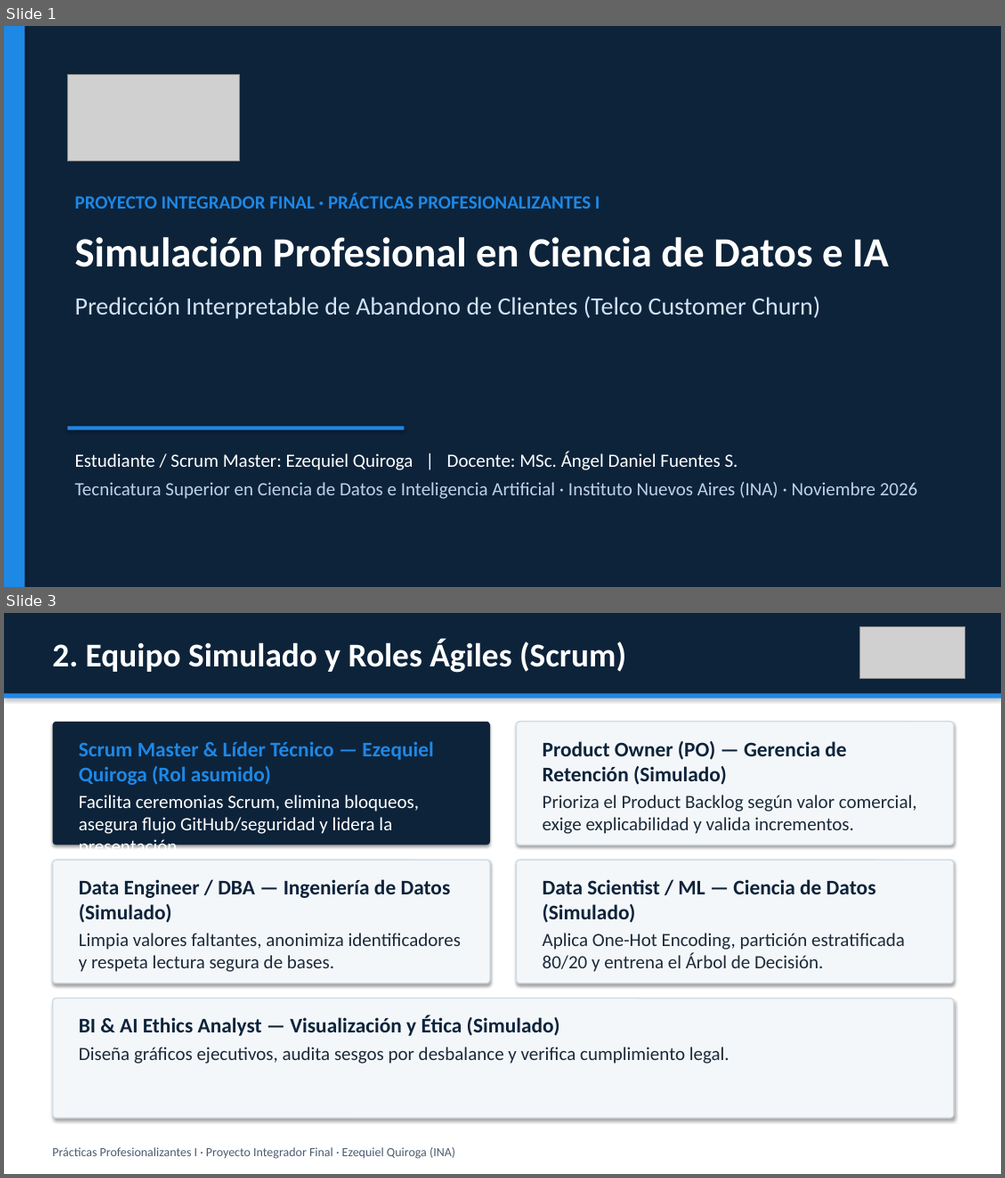
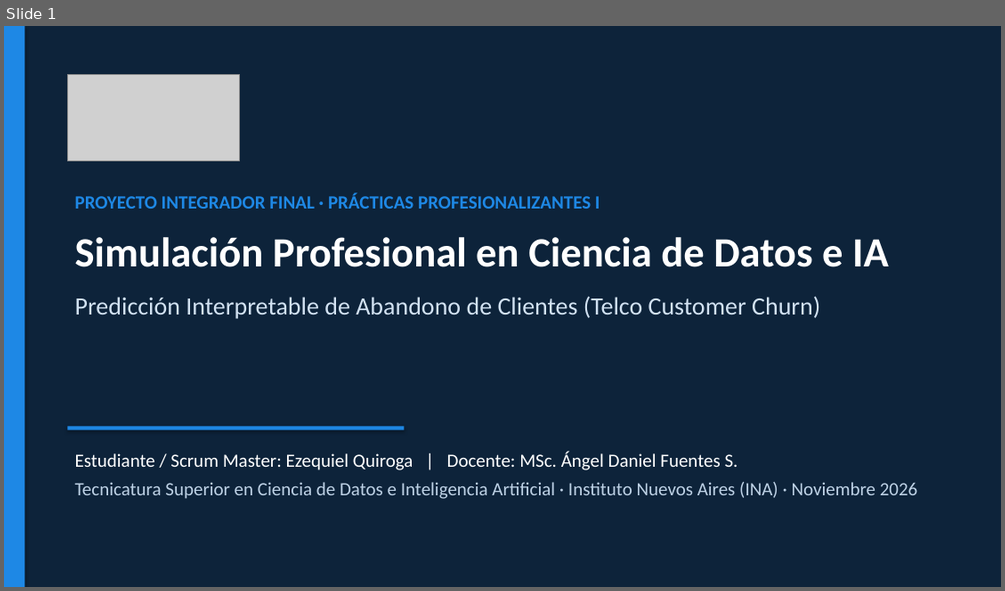
Before and after one commit to eze2307/proyecto-integrador-final-churn-ia, a slide deck: presentacion/Presentacion_Final_Ezequiel_Quiroga_INA.pptx. Shown one above the other, each under a label of ours: slides 1 and 3 before the commit, slide 1 after it; the slides between them are not shown. The pictures are 1005x1178 and 1005x591 pixels, drawn with LibreOffice and Linux fonts; fonts in the diff are those of the drawing; grey boxes stand for pictures. Boxes give left, top, right and bottom in pixels: in the first picture for what was removed or moved away, otherwise in the second. Text is boxed around its words. In the diff, an @@ line names an element or a change of style, - is before the commit and + after.

```diff
--- a/presentacion/Presentacion_Final_Ezequiel_Quiroga_INA.pptx
+++ b/presentacion/Presentacion_Final_Ezequiel_Quiroga_INA.pptx
@@ slide 3 removed at bbox=[4, 613, 1001, 1174], background #FFFFFF @@
@@ rectangle removed at bbox=[4, 613, 1001, 694] @@
@@ text removed at bbox=[52, 639, 626, 673] @@
-2. Equipo Simulado y Roles Ágiles (Scrum)
@@ picture removed at bbox=[860, 626, 965, 679] @@
@@ rectangle removed at bbox=[4, 694, 1001, 698] @@
@@ rounded rectangle removed at bbox=[53, 722, 490, 844] @@
@@ text removed at bbox=[79, 741, 433, 847] @@
-Scrum Master & Líder Técnico — Ezequiel Quiroga (Rol asumido)
-Facilita ceremonias Scrum, elimina bloqueos, asegura flujo GitHub/seguridad y lidera la presentación.
@@ rounded rectangle removed at bbox=[517, 722, 954, 844] @@
@@ text removed at bbox=[542, 741, 917, 834] @@
-Product Owner (PO) — Gerencia de Retención (Simulado)
-Prioriza el Product Backlog según valor comercial, exige explicabilidad y valida incrementos.
@@ rounded rectangle removed at bbox=[53, 860, 490, 983] @@
@@ text removed at bbox=[79, 879, 461, 972] @@
-Data Engineer / DBA — Ingeniería de Datos (Simulado)
-Limpia valores faltantes, anonimiza identificadores y respeta lectura segura de bases.
@@ rounded rectangle removed at bbox=[517, 860, 954, 983] @@
@@ text removed at bbox=[542, 879, 905, 972] @@
-Data Scientist / ML — Ciencia de Datos (Simulado)
-Aplica One-Hot Encoding, partición estratificada 80/20 y entrena el Árbol de Decisión.
@@ rounded rectangle removed at bbox=[53, 998, 954, 1118] @@
@@ text removed at bbox=[79, 1015, 729, 1063] @@
-BI & AI Ethics Analyst — Visualización y Ética (Simulado)
-Diseña gráficos ejecutivos, audita sesgos por desbalance y verifica cumplimiento legal.
@@ text removed at bbox=[52, 1147, 455, 1159] @@
-Prácticas Profesionalizantes I · Proyecto Integrador Final · Ezequiel Quiroga (INA)
```
Also in this commit, not shown: 5 slides changed, 3 other slides removed, 1 other file.
